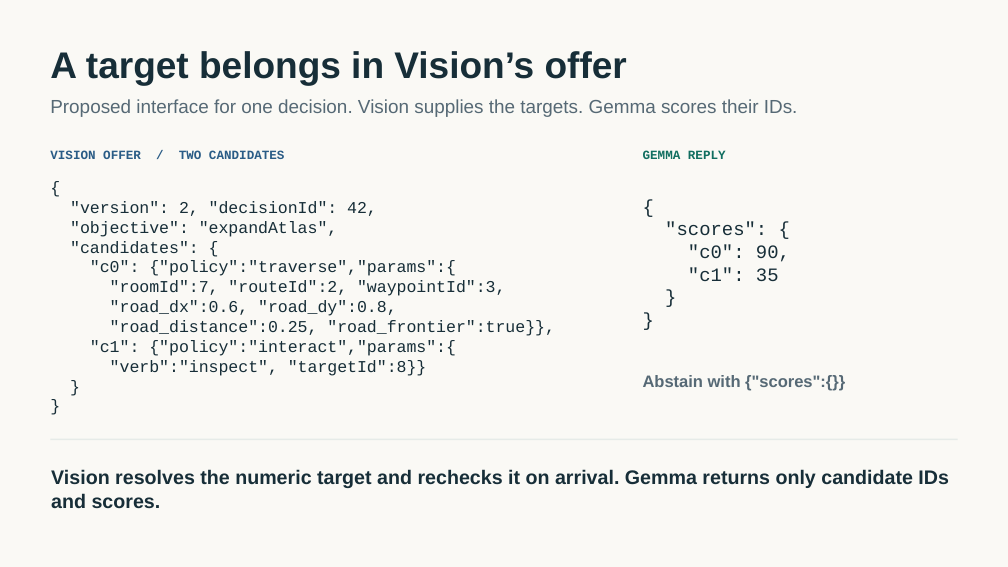
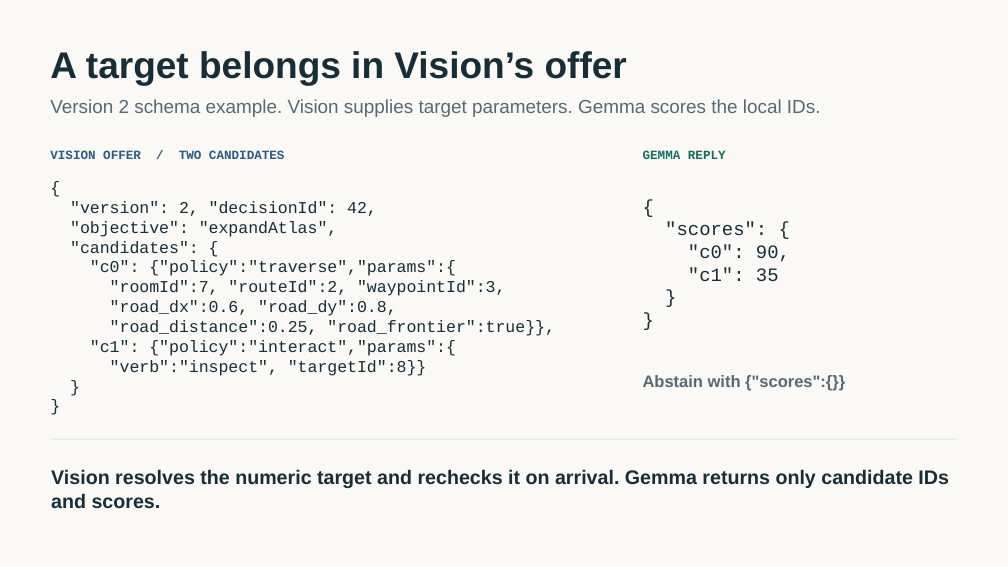
Before and after one commit to tabutyn/hollow-knight-vision, a slide deck: slide 16 of docs/playing-policies/playing-policies.pptx. Drawn at 1008x567 pixels with LibreOffice and Linux fonts; fonts in the diff are those of the drawing. Boxes give left, top, right and bottom in pixels: in the first picture for what was removed or moved away, otherwise in the second. Text is boxed around its words. In the diff, an @@ line names an element or a change of style, - is before the commit and + after.

Commit message:
Bind Gemma policy scores to live targets and verify the handoff in game

```diff
--- a/docs/playing-policies/playing-policies.pptx
+++ b/docs/playing-policies/playing-policies.pptx
@@ text at <box>50,99,821,117</box>: text changed @@
-Proposed interface for one decision. Vision supplies the targets. Gemma scores their IDs.
+Version 2 schema example. Vision supplies target parameters. Gemma scores the local IDs.
```
Also in this commit, not shown: 2 other slides changed, 9 slides added, 9 slides removed, 33 other files.
